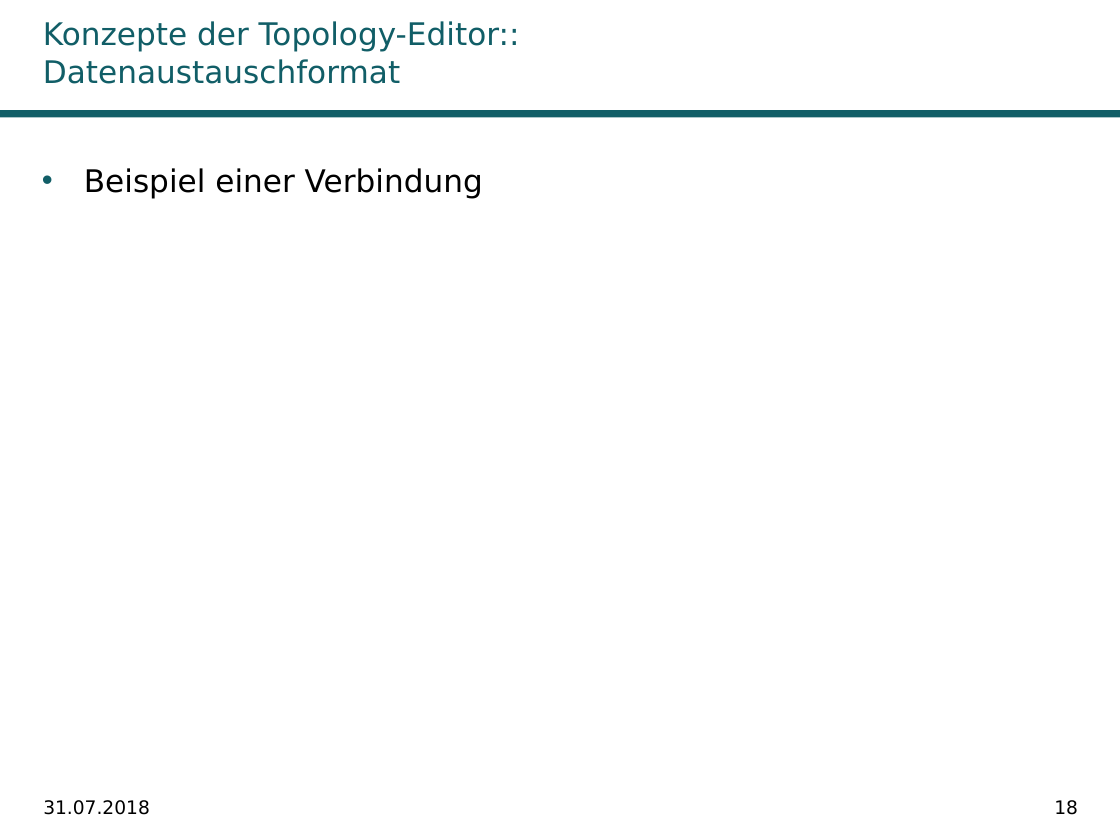
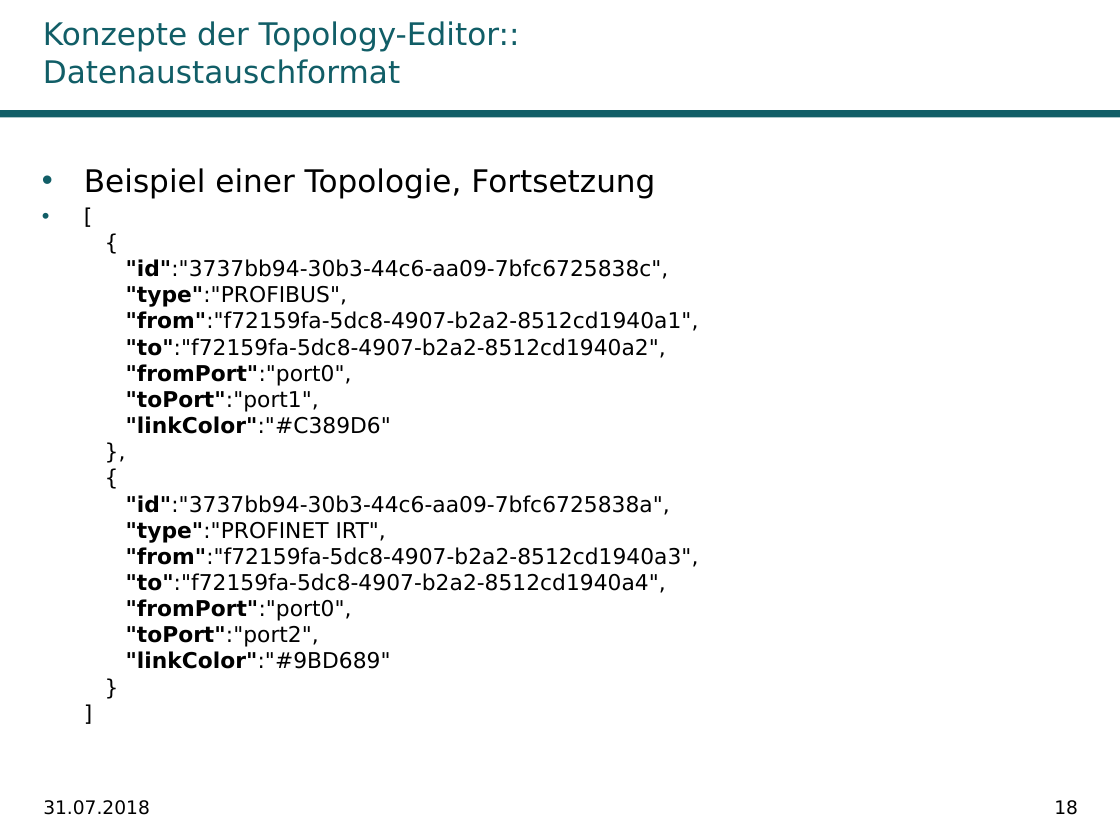
Before and after one commit to Ghislain1/zoe-fb-app, a slide deck: slide 18 of __Master-Abschlussarbeit.pptx. Drawn at 1120x840 pixels with LibreOffice and Linux fonts; fonts in the diff are those of the drawing; background and template pictures are left out. Boxes give left, top, right and bottom in pixels: in the first picture for what was removed or moved away, otherwise in the second. Text is boxed around its words. In the diff, an @@ line names an element or a change of style, - is before the commit and + after.

```diff
--- a/__Master-Abschlussarbeit.pptx
+++ b/__Master-Abschlussarbeit.pptx
@@ text at bbox=[84, 168, 699, 669]: text changed; size 20 to 14 pt @@
-• Beispiel einer Verbindung
+• Beispiel einer Topologie, Fortsetzung
+• [
+  {
+  "id":"3737bb94-30b3-44c6-aa09-7bfc6725838c",
+  "type":"PROFIBUS",
+  "from":"f72159fa-5dc8-4907-b2a2-8512cd1940a1",
+  "to":"f72159fa-5dc8-4907-b2a2-8512cd1940a2",
+  "fromPort":"port0",
+  "toPort":"port1",
+  "linkColor":"#C389D6"
+  },
+  {
+  "id":"3737bb94-30b3-44c6-aa09-7bfc6725838a",
+  "type":"PROFINET IRT",
+  "from":"f72159fa-5dc8-4907-b2a2-8512cd1940a3",
+  "to":"f72159fa-5dc8-4907-b2a2-8512cd1940a4",
+  "fromPort":"port0",
+  "toPort":"port2",
+  "linkColor":"#9BD689"
+  }
+  ]
```
Also in this commit, not shown: 1 other slide changed, 3 other files.
